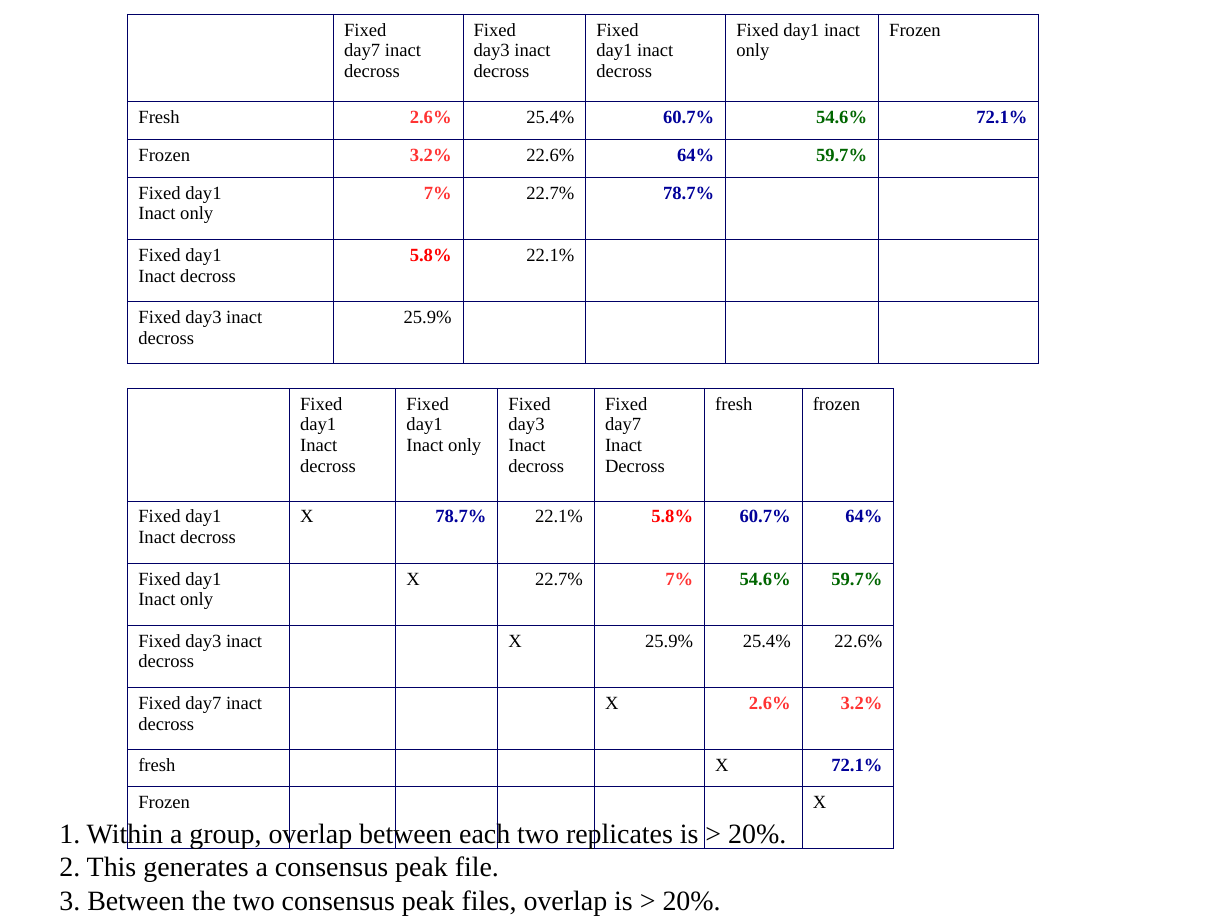
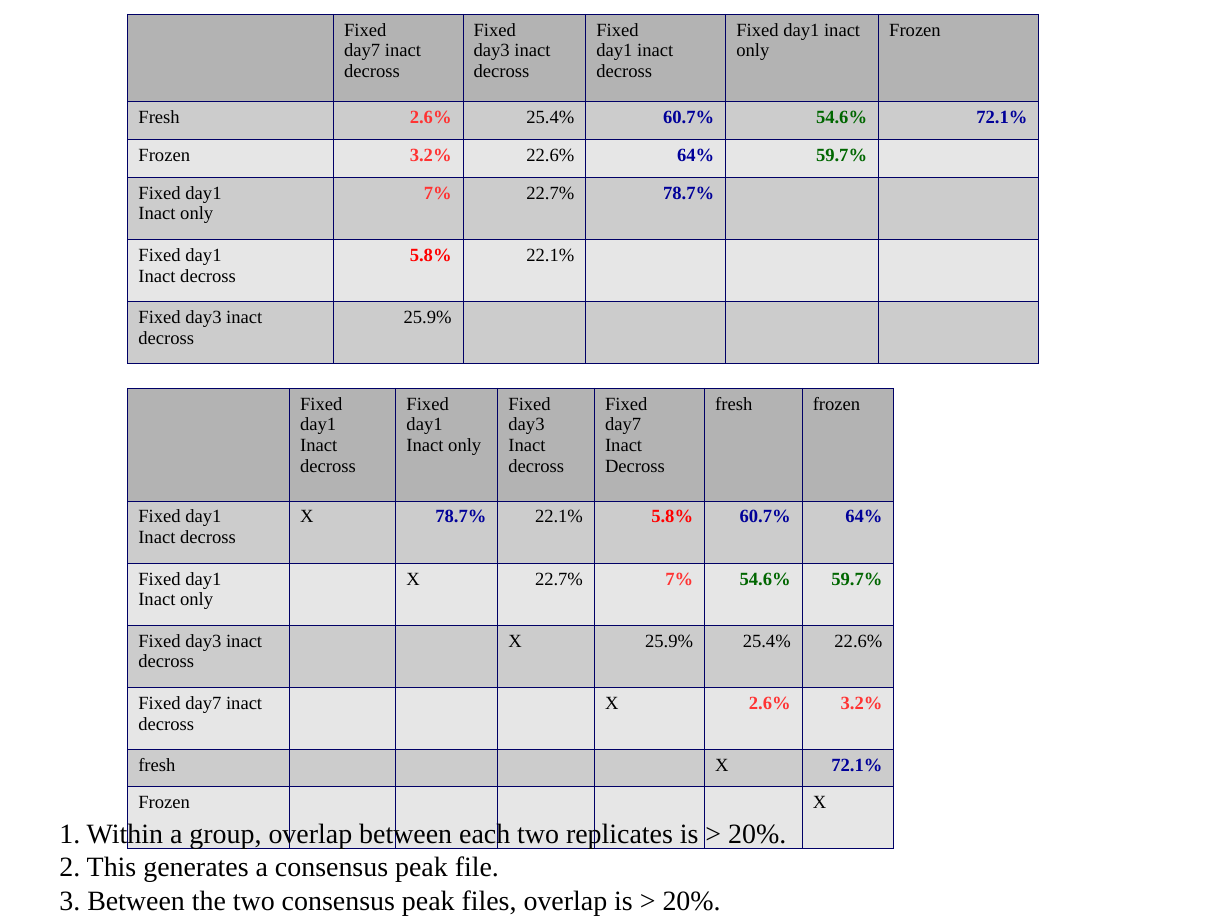
Before and after one commit to jknightlab/ATACseq_pipeline, a slide deck: slide 31 of Core_manuscript/Paper/Figures/ATAC_figures.odp (slide 30 before the commit). Drawn at 1232x924 pixels with LibreOffice and Linux fonts; fonts in the diff are those of the drawing. Boxes give left, top, right and bottom in pixels: in the first picture for what was removed or moved away, otherwise in the second. Text is boxed around its words. In the diff, an @@ line names an element or a change of style, - is before the commit and + after.

```diff
--- a/Core_manuscript/Paper/Figures/ATAC_figures.odp
+++ b/Core_manuscript/Paper/Figures/ATAC_figures.odp
@@ table at (x1=127, y1=15, x2=1039, y2=364) @@
@@ fill none to #B3B3B3 in 5 cells @@
@@ fill none to #CCCCCC in 12 cells @@
@@ fill none to #E6E6E6 in 8 cells @@
@@ table at (x1=127, y1=388, x2=893, y2=812) @@
@@ fill none to #B3B3B3 in 6 cells @@
@@ fill none to #CCCCCC in 15 cells @@
@@ fill none to #E6E6E6 in 12 cells @@
```
Also in this commit, not shown: 1 other slide changed, 1 slide added.
